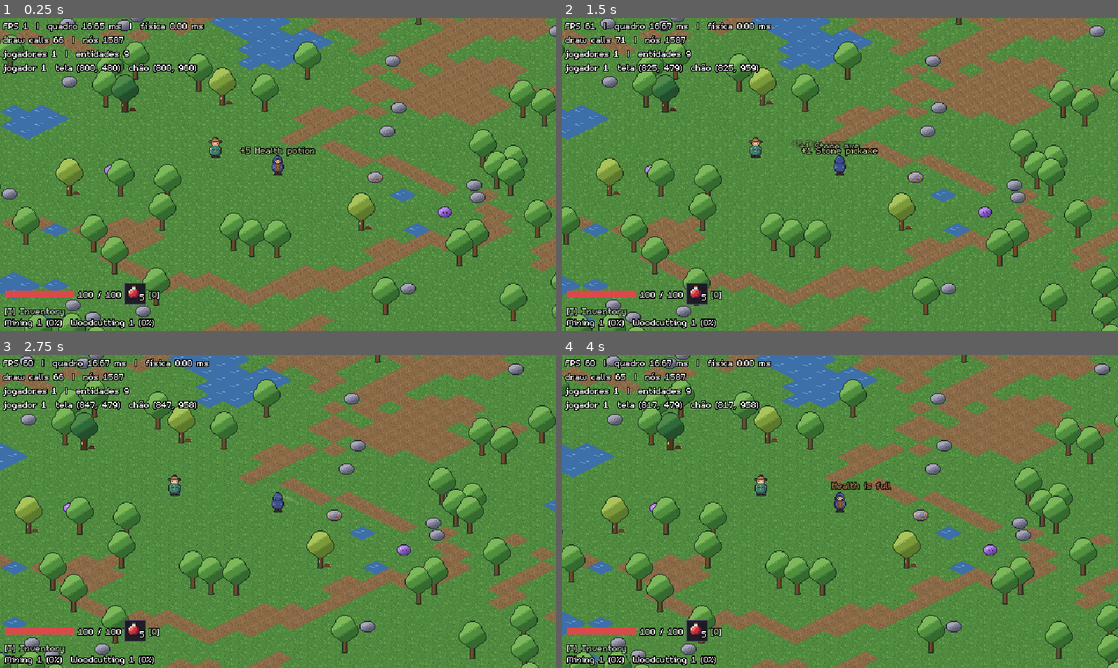
Above: before the commit, frames 1-4 (two rows, left to right).
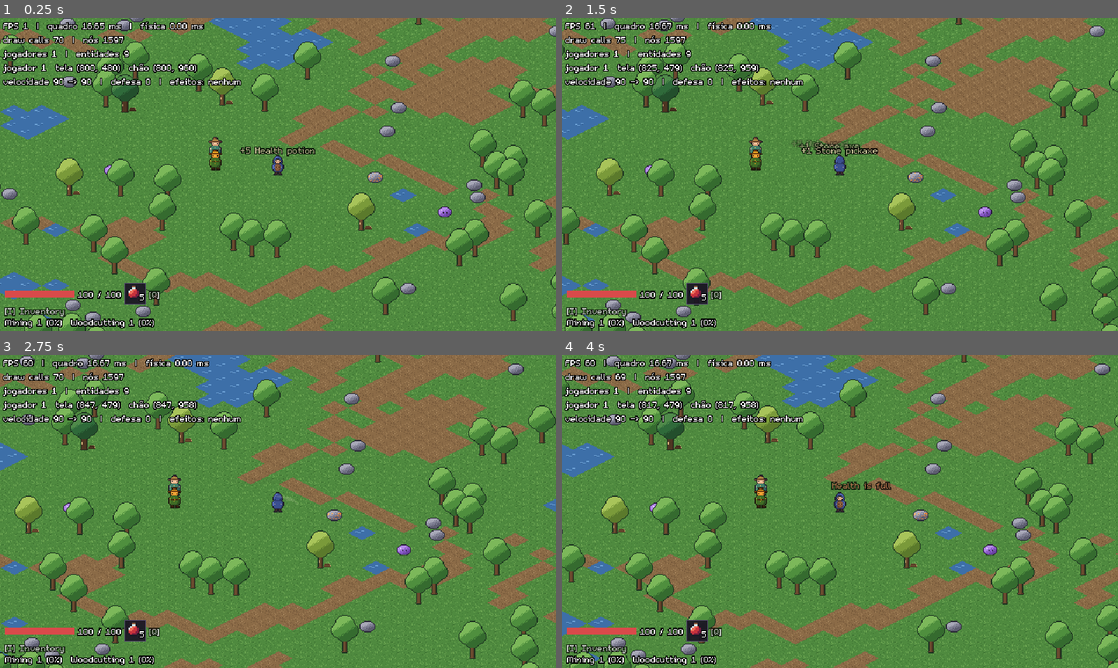
Above: after the commit, the same moments.

Repository: joaovictormendessilva/2d-isometric
Game: Godot game, scene res://scenes/main/main.tscn
Two runs of this game, one before a commit and one after it. Both use one fixed random seed, a clock stepped at 60 frames per second and the inputs below.
Inputs (mouse positions are in pixels of both pictures, inside the frame that each line leads up to):
- Up to frame 1 (0.25 s): no input
- Up to frame 2 (1.5 s): tap Enter (ui_accept) at 0.5, 0.77 s; move the mouse to (962, 158) at 0.52 s; press the mouse at (962, 158) at 0.53 s; hold D (move_right) 0.53-1.25 s; tap E (interact) at 0.8 s; release the mouse at (962, 158) at 1.25 s; drag from (728, 190) to (812, 237) at 1.27 s
- Up to frame 3 (2.75 s): move the mouse to (333, 442) at 2.02 s; press the mouse at (333, 442) at 2.03 s; hold D (move_right) from 2.03 s (still down); tap E (interact) at 2.3 s
- Up to frame 4 (4 s): release D (move_right) at 2.75 s; release the mouse at (895, 442) at 2.75 s; drag from (812, 574) to (673, 464) at 2.77 s; tap Enter (ui_accept) at 3.5, 3.77 s; move the mouse to (1006, 558) at 3.52 s; hold A (move_left) from 3.53 s (still down); tap Q (use_potion) at 3.6 s; tap E (interact) at 3.8 s

The runs differ from the first frame. In frame 1, 0.8% of the frame differs, in the area x 0-44%, y 5-49%; in frame 2, 0.8%; in frame 3, 0.8%, in the area x 0-44%, y 5-50%; in frame 4, 0.7%.

Commit message:
Add a dev-only test merchant that sells every item for free; shop list scrolls; F3 shows speed, defense and active effects

Diff:
--- /dev/null
+++ b/data/debug/dev_merchant.tres
@@ -0,0 +1,11 @@
+[gd_resource type="Resource" script_class="NpcData" load_steps=3 format=3]
+
+[ext_resource type="Script" path="res://core/npc/npc_data.gd" id="1_npc"]
+[ext_resource type="Texture2D" path="res://assets/sprites/placeholder/merchant.png" id="2_texture"]
+
+[resource]
+script = ExtResource("1_npc")
+id = &"dev_merchant"
+footprint_radius = 6.0
+texture = ExtResource("2_texture")
+sprite_offset = Vector2(-8, -23)
--- a/data/i18n/texts.csv
+++ b/data/i18n/texts.csv
@@ -20,6 +20,7 @@
 NODE_OLD_OAK,Carvalho antigo,Old oak
 MONSTER_SLIME,Slime,Slime
 NPC_MERCHANT,Mercador,Merchant
+NPC_DEV_MERCHANT,Mercador de testes,Test merchant
 COMBAT_IMMUNE,Imune,Immune
 HUD_HEALTH,%d / %d,%d / %d
 HUD_SKILL_LEVEL,%s %d (%d%%),%s %d (%d%%)
--- a/project.godot
+++ b/project.godot
@@ -30,6 +30,7 @@
 [game]
 
 debug/starter_kit=true
+debug/dev_merchant=true
 
 [gui]
 
--- a/scenes/main/main.gd
+++ b/scenes/main/main.gd
@@ -10,7 +10,8 @@
 ##   --screenshot=<caminho.png>   salva uma captura após alguns quadros e fecha o jogo.
 ##   --move=<x>,<y>               segura essa intenção de movimento antes da captura.
 ##   --open-inventory             abre o inventário antes da captura.
-##   --open-shop                  leva o jogador até o NPC da região e abre a loja dele.
+##   --open-shop[=<npc>]          leva o jogador até o NPC da região (ou o de id <npc>) e abre a
+##                                loja dele.
 ##   --effect=<id>                aplica esse efeito (data/effects/) no jogador antes da captura.
 ##   --lang=<código>              idioma dos textos (ex.: en); sem ele, o idioma do sistema.
 ##   --region=<id>                o host começa nessa região (ex.: forest), sem olhar o save.
@@ -30,6 +31,8 @@
 ## Kit de itens para testes (`game/debug/starter_kit` no project.godot). Só existe em
 ## compilações de desenvolvimento: um jogo exportado nunca dá itens de graça. Testes desligam.
 var use_debug_starter_kit := true
+## Mercador de testes (ver DevMerchant). Mesmas regras do kit; testes desligam.
+var use_dev_merchant := true
 ## Save do mundo (só o host usa); vazio = não lê nem grava. Capturas de tela não usam save.
 var save_path := SaveService.default_path
 
@@ -189,6 +192,8 @@
 func _load_region(region_id: StringName) -> Region:
 	var loaded := worlds.load_region(region_id)
 	_spawner.add_region(loaded)
+	if use_dev_merchant and DevMerchant.is_enabled():
+		DevMerchant.add_to(loaded, items, recipes)
 	return loaded
 
 
@@ -280,6 +285,7 @@
 	var move := Vector2.ZERO
 	var open_inventory := false
 	var open_shop := false
+	var shop_npc := &""
 	var effects: Array[StatusEffectData] = []
 	for arg in OS.get_cmdline_user_args():
 		if arg.begins_with("--screenshot="):
@@ -287,8 +293,9 @@
 		elif arg.begins_with("--move="):
 			var parts := arg.trim_prefix("--move=").split(",")
 			move = Vector2(parts[0].to_float(), parts[1].to_float())
-		elif arg == "--open-shop":
+		elif arg == "--open-shop" or arg.begins_with("--open-shop="):
 			open_shop = true
+			shop_npc = StringName(arg.trim_prefix("--open-shop").trim_prefix("="))
 		elif arg == "--open-inventory":
 			open_inventory = true
 		elif arg.begins_with("--effect="):
@@ -310,7 +317,7 @@
 	if open_inventory:
 		_inventory_panel.set_open(true)
 	if open_shop:
-		_talk_to_first_npc()
+		_talk_to_first_npc(shop_npc)
 	await RenderingServer.frame_post_draw
 	get_viewport().get_texture().get_image().save_png(screenshot_path)
 	print("[main] screenshot: %s" % screenshot_path)
@@ -318,11 +325,11 @@
 
 
 ## Captura de tela da loja: põe o jogador ao lado do primeiro NPC da região e abre a loja.
-func _talk_to_first_npc() -> void:
+func _talk_to_first_npc(npc_id: StringName = &"") -> void:
 	var character := session.get_player_entity(local_player_id()) as Character
 	for node in region.entities.get_children():
 		var npc := node as Npc
-		if npc and character:
+		if npc and character and (npc_id.is_empty() or npc.data.id == npc_id):
 			character.position = npc.position + Iso.ground_to_screen(Vector2(-20, 0))
 			character.reset_physics_interpolation()
 			_shop_panel.talk_to(npc)
--- /dev/null
+++ b/scenes/npc/dev_merchant.gd
@@ -0,0 +1,45 @@
+class_name DevMerchant
+extends RefCounted
+## Mercador de testes (pedido do João, 2026-10-23): vende TODOS os itens e ensina todas as receitas
+## por 0 moedas, para testar sem farmar. Só em compilações de desenvolvimento e com
+## `game/debug/dev_merchant` ligado no project.godot: um jogo exportado nunca o tem. Fica ao lado
+## do primeiro NPC da região (hoje, o mercador da campina), dourado para não ser confundido.
+## Provisório: decidir depois se sai do código ou fica só em desenvolvimento.
+
+const DATA := "res://data/debug/dev_merchant.tres"
+const SCENE := preload("res://scenes/npc/npc.tscn")
+## Ao lado do NPC da região (chão, px).
+const OFFSET := Vector2(0, 28)
+const TINT := Color(1.0, 0.85, 0.35)
+
+
+static func is_enabled() -> bool:
+	return OS.is_debug_build() and ProjectSettings.get_setting("game/debug/dev_merchant", false)
+
+
+## Põe o mercador de testes na região, se ela tiver um NPC. Mesmo lugar em todos os computadores;
+## quem decide as compras continua sendo o host (preço 0 vem dos dados dele).
+static func add_to(region: Region, items: ItemDatabase, recipes: RecipeDatabase) -> void:
+	var anchor: Npc
+	for node in region.entities.get_children():
+		if node is Npc:
+			anchor = node
+			break
+	if anchor == null:
+		return
+	var offers: Dictionary[StringName, int] = {}
+	for item in items.entries():
+		offers[item.id] = 0
+	var recipe_offers: Dictionary[StringName, int] = {}
+	for recipe: RecipeData in recipes.entries():
+		if recipe.must_learn:
+			recipe_offers[recipe.id] = 0
+	var data := (load(DATA) as NpcData).duplicate() as NpcData
+	data.offers = offers
+	data.recipe_offers = recipe_offers
+	var npc: Npc = SCENE.instantiate()
+	npc.name = "DevMerchant"
+	npc.data = data
+	npc.position = anchor.position + Iso.ground_to_screen(OFFSET)
+	npc.modulate = TINT
+	region.entities.add_child(npc)
--- a/scenes/ui/debug_overlay.gd
+++ b/scenes/ui/debug_overlay.gd
@@ -1,6 +1,7 @@
 class_name DebugOverlay
 extends Label
-## Painel de debug (F3): FPS, tempo de quadro, draw calls, entidades e posição do jogador.
+## Painel de debug (F3): FPS, tempo de quadro, draw calls, entidades, posição do jogador, velocidade,
+## defesa e efeitos ativos.
 
 var session: GameSession
 var player_id := 0
@@ -31,4 +32,18 @@
 			var g := Iso.screen_to_ground(player.position)
 			lines.append("jogador %d  tela (%d, %d)  chão (%d, %d)" % [
 				player_id, player.position.x, player.position.y, g.x, g.y])
+		var character := player as Character
+		if character != null:
+			lines.append(_stats_line(character))
 	text = "\n".join(lines)
+
+
+## Velocidade (base → atual), defesa e efeitos ativos com os segundos: conferir buffs e debuffs.
+func _stats_line(character: Character) -> String:
+	var effects := PackedStringArray()
+	if character.status_effects:
+		for entry in character.status_effects.effects.entries():
+			effects.append("%s %.1fs" % [entry.data.id, entry.remaining])
+	return "velocidade %d -> %d  |  defesa %d  |  efeitos: %s" % [character.stats.move_speed,
+		character.move_speed(), character.health.defense if character.health else 0,
+		", ".join(effects) if not effects.is_empty() else "nenhum"]
--- a/scenes/ui/shop_panel.gd
+++ b/scenes/ui/shop_panel.gd
@@ -16,6 +16,8 @@
 const ROW_GAP := UiStyle.GAP
 ## Largura da dica (quebra em linhas): a da janela, sem esticá-la.
 const HINT_WIDTH := 150.0
+## Altura máxima da lista de ofertas: com mais itens, a lista rola (a janela cabe na tela de 360).
+const MAX_OFFERS_HEIGHT := 180.0
 
 var _inventory: Inventory
 var _wallet: Wallet
@@ -26,6 +28,7 @@
 var _npc: Npc
 var _window := DraggableWindow.new()
 var _offers := VBoxContainer.new()
+var _offers_scroll := ScrollContainer.new()
 var _rows: Array[OfferRow] = []
 ## Receitas que o NPC ensina (seção escondida quando não ensina nenhuma).
 var _recipe_section := VBoxContainer.new()
@@ -54,7 +57,10 @@
 	coins.setup(wallet)
 	_window.add_content(coins)
 	_offers.add_theme_constant_override(&"separation", ROW_GAP)
-	_window.add_content(_offers)
+	_offers.size_flags_horizontal = Control.SIZE_EXPAND_FILL
+	_offers_scroll.horizontal_scroll_mode = ScrollContainer.SCROLL_MODE_DISABLED
+	_offers_scroll.add_child(_offers)
+	_window.add_content(_offers_scroll)
 	_recipe_section.add_theme_constant_override(&"separation", ROW_GAP)
 	var recipes_title := Label.new()
 	recipes_title.text = Texts.get_text(&"SHOP_RECIPES")
@@ -133,6 +139,13 @@
 		_recipe_offers.add_child(row)
 		_recipe_rows.append(row)
 	_recipe_section.visible = not _recipe_rows.is_empty()
+	# Loja curta: do tamanho das ofertas. Longa: altura máxima, rolando (com espaço para a barra).
+	var content := _offers.get_combined_minimum_size()
+	var scrolls := content.y > MAX_OFFERS_HEIGHT
+	_offers_scroll.custom_minimum_size = Vector2(
+		content.x + (UiStyle.SCROLL_BAR_WIDTH + UiStyle.GAP if scrolls else 0.0),
+		minf(content.y, MAX_OFFERS_HEIGHT))
+	_offers_scroll.scroll_vertical = 0
 
 
 ## Ids de uma tabela de preços em ordem estável na tela.
--- a/tests/framework/test_case.gd
+++ b/tests/framework/test_case.gd
@@ -35,6 +35,7 @@
 func start_game(save_path: String = "") -> Node:
 	var game := MAIN_SCENE.instantiate()
 	game.use_debug_starter_kit = false  # testes contam itens: começam de mãos vazias
+	game.use_dev_merchant = false
 	game.save_path = save_path
 	add_to_tree(game)
 	game.detach_local_input()
@@ -95,6 +96,7 @@
 	var game := MAIN_SCENE.instantiate()
 	game.configure_network_from_command_line = false
 	game.use_debug_starter_kit = false
+	game.use_dev_merchant = false
 	game.save_path = save_path
 	var network: Network = game.get_node("Network")
 	network.role = role
--- /dev/null
+++ b/tests/test_dev_tools.gd
@@ -0,0 +1,50 @@
+extends TestCase
+## Ferramentas de teste do João: mercador de testes (todos os itens e receitas por 0, só em
+## desenvolvimento) e a linha de velocidade e efeitos do painel F3.
+
+
+## Ao lado do mercador da campina; vende tudo e ensina toda receita que se aprende, por 0.
+func test_dev_merchant_sells_everything_for_free() -> void:
+	var game := start_game()
+	calm_monsters(game)
+	var region: Region = game.region
+	DevMerchant.add_to(region, game.items, game.recipes)
+	var dev := region.entities.get_node("DevMerchant") as Npc
+	check(dev != null, "mercador de testes na campina")
+	for item in (game.items as ItemDatabase).entries():
+		check(dev.data.sells(item.id) and dev.data.price_of(item.id) == 0,
+			"vende %s por 0" % item.id)
+	check(dev.data.teaches(&"health_potion") and dev.data.recipe_price(&"health_potion") == 0,
+		"ensina a receita da poção por 0")
+	var merchant := load("res://data/npcs/merchant.tres") as NpcData
+	check(merchant.price_of(&"health_potion") > 0, "o mercador de verdade continua cobrando")
+
+	# Compra de verdade, decidida pelo host: o jogador ao lado dele, sem moedas.
+	var session := game.session as GameSession
+	var player := session.get_player_entity(1) as Character
+	player.position = dev.position + Iso.ground_to_screen(Vector2(-16, 0))
+	player.reset_physics_interpolation()
+	await physics_frames(2)
+	var state: PlayerStateSync = game.player_state
+	check(state.npc_near(1) == dev, "o mais perto é o mercador de testes")
+	state.request_buy(&"king_slime_crown")
+	check(session.get_inventory(1).count(&"king_slime_crown") == 1, "comprou a coroa de graça")
+
+
+func test_dev_merchant_needs_the_setting() -> void:
+	check(DevMerchant.is_enabled() == (OS.is_debug_build()
+		and ProjectSettings.get_setting("game/debug/dev_merchant", false)),
+		"liga só em desenvolvimento e com a chave do project.godot")
+
+
+## Painel F3: velocidade base e atual e os efeitos ativos com os segundos.
+func test_debug_overlay_shows_speed_and_effects() -> void:
+	var game := start_game()
+	calm_monsters(game)
+	var player := (game.session as GameSession).get_player_entity(1) as Character
+	var overlay: DebugOverlay = game.find_children("*", "DebugOverlay", true, false)[0]
+	check(overlay._stats_line(player).contains("nenhum"), "sem efeitos")
+	player.status_effects.apply(EffectDatabase.shared().get_effect(&"swiftness"))
+	var line := overlay._stats_line(player)
+	check(line.contains("swiftness") and line.contains("-> %d" % int(player.move_speed())),
+		"mostra a rapidez e a velocidade nova (%s)" % line)
Not shown, added: scenes/npc/dev_merchant.gd.uid
Not shown, added: tests/test_dev_tools.gd.uid
Not shown, changed: docs/01-decisoes.md
Not shown, changed: docs/02-plano-e-status.md
